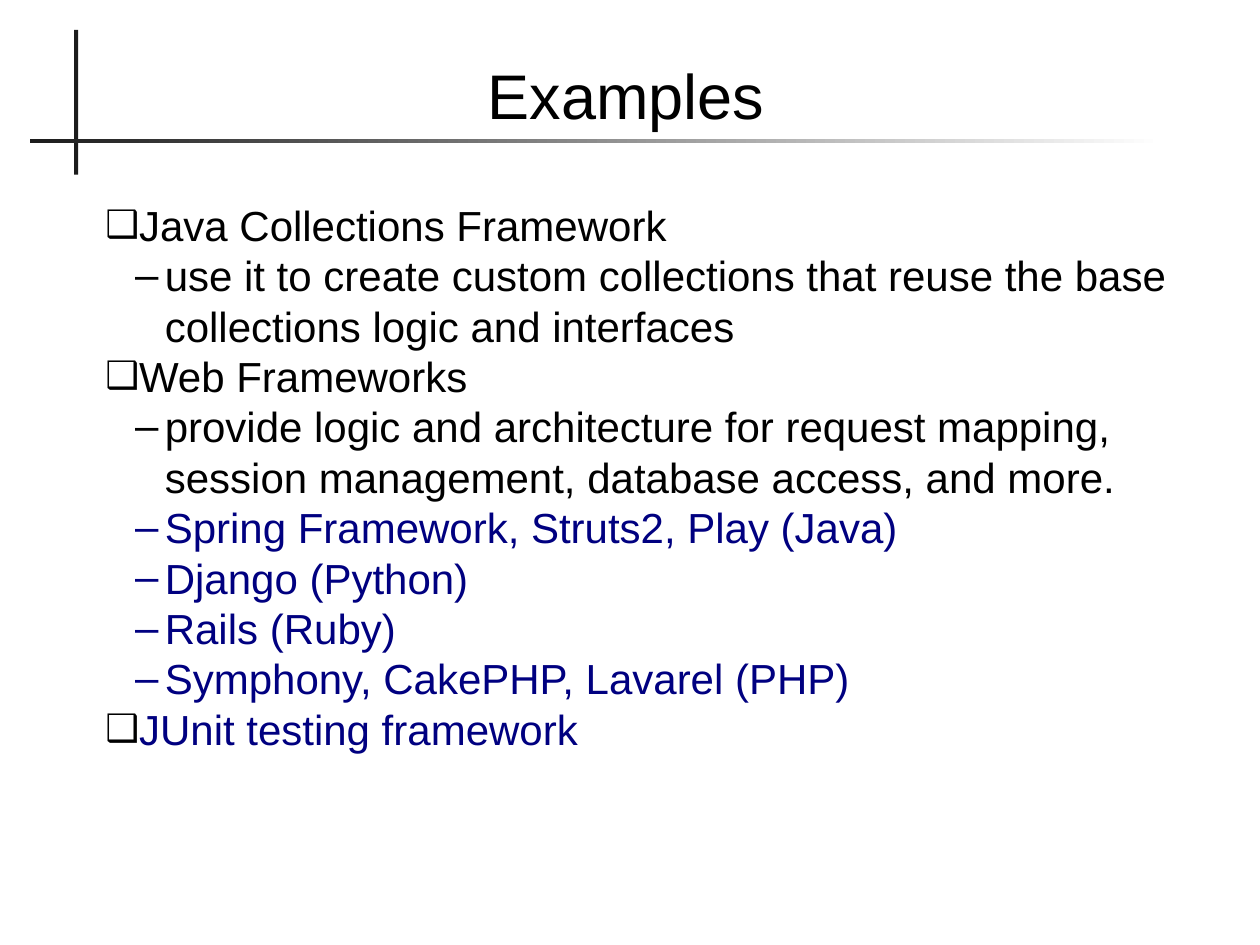
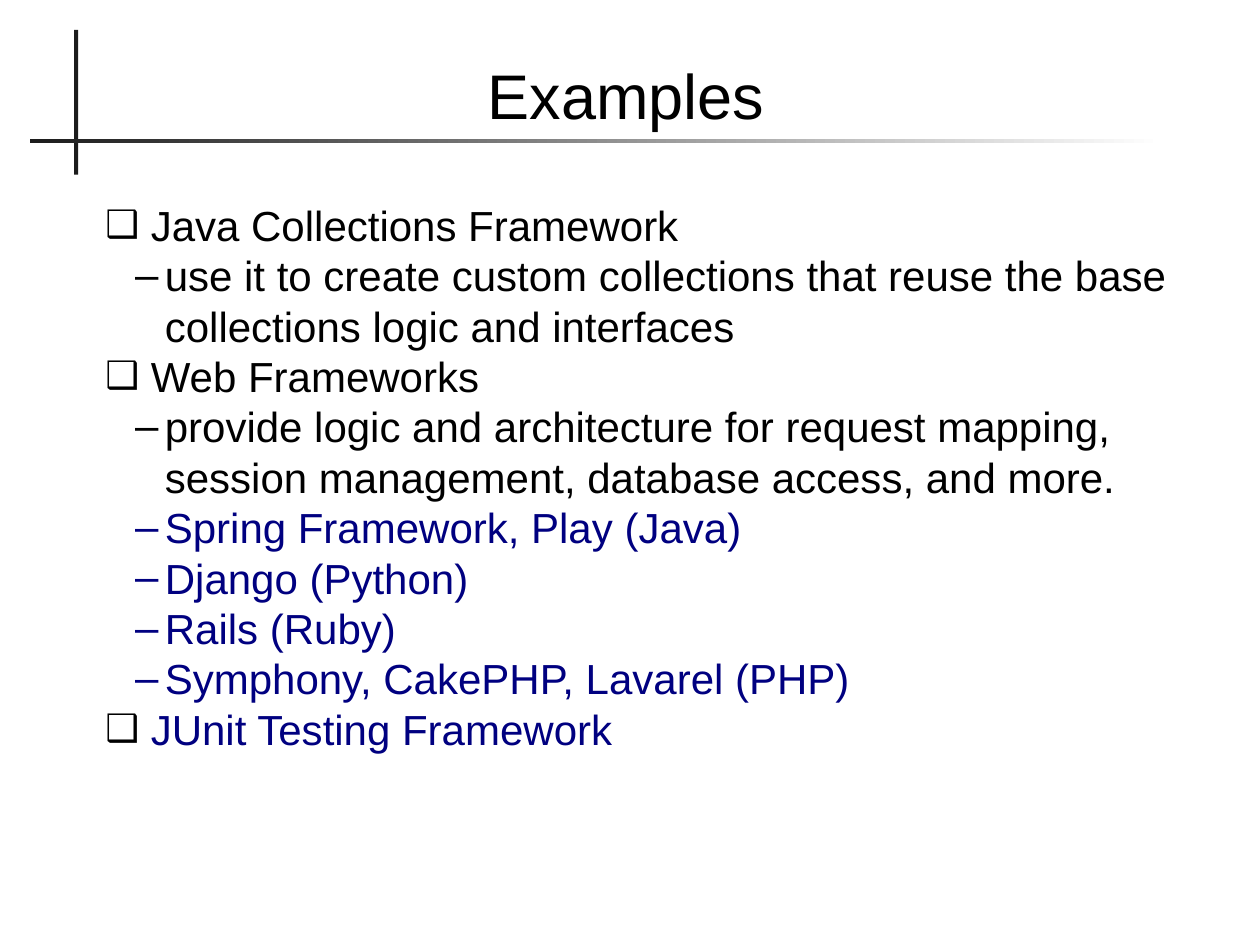
Before and after one commit to skeoop/skeoop.github.io, a slide deck: slide 3 of frameworks/Frameworks.pptx. Drawn at 1260x945 pixels with LibreOffice and Linux fonts; fonts in the diff are those of the drawing. Boxes give left, top, right and bottom in pixels: in the first picture for what was removed or moved away, otherwise in the second. Text is boxed around its words. In the diff, an @@ line names an element or a change of style, - is before the commit and + after.

Commit message:
add framework material

```diff
--- a/frameworks/Frameworks.pptx
+++ b/frameworks/Frameworks.pptx
@@ text at (x1=165, y1=512, x2=742, y2=552): text changed @@
-  – Spring Framework, Struts2, Play (Java)
+  – Spring Framework, Play (Java)
@@ text at (x1=151, y1=714, x2=612, y2=753): text changed @@
-❑ JUnit testing framework
+❑ JUnit Testing Framework
```
Also in this commit, not shown: 6 other slides changed, 2 slides added, 5 other files.
